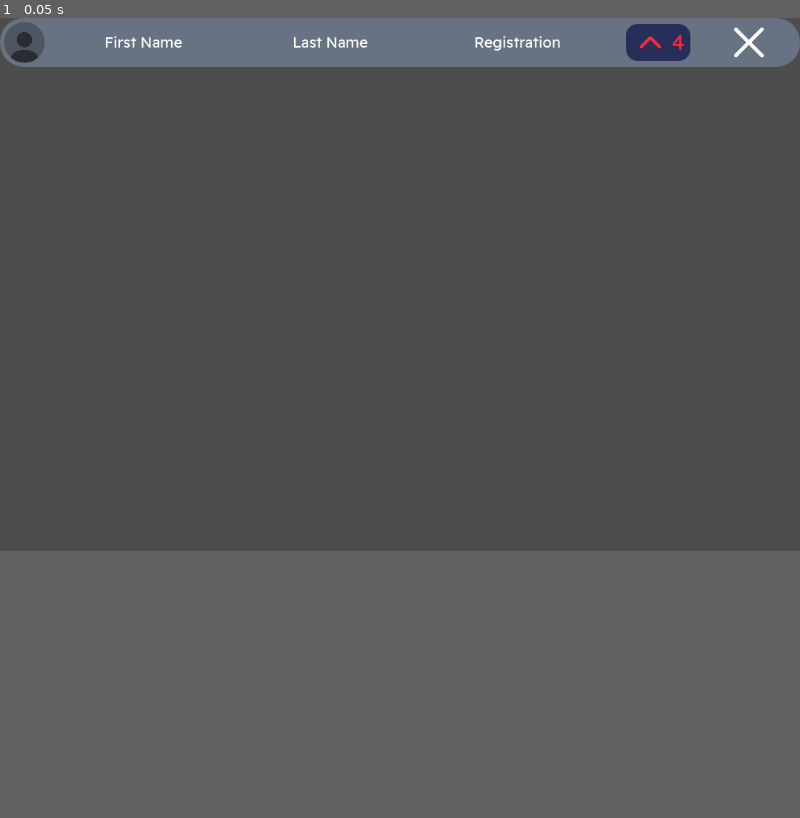
Above: before the commit, frame 1.
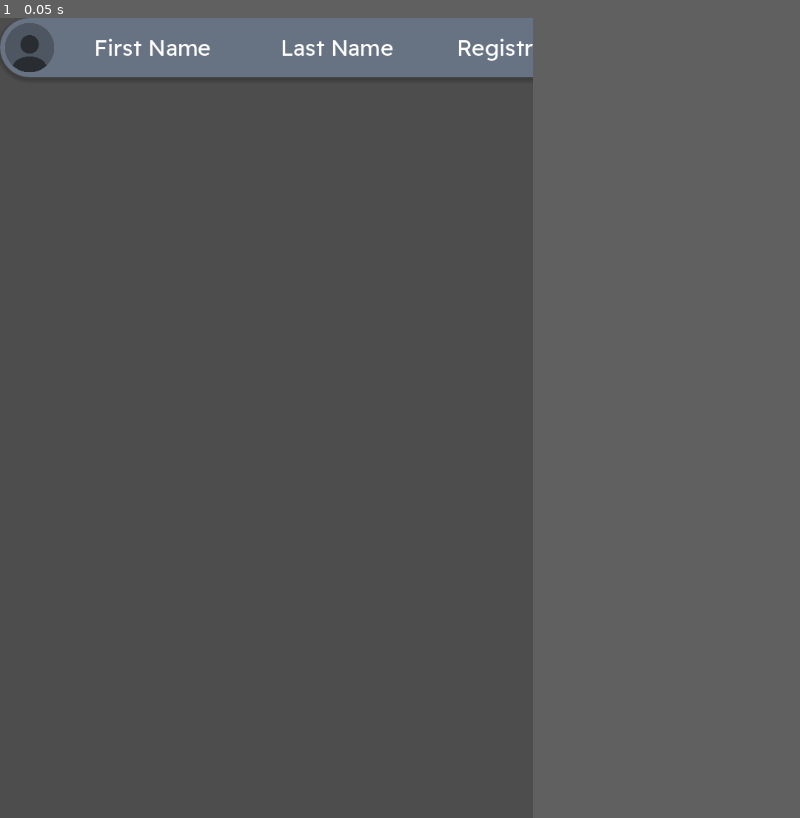
Above: after the commit, the same moment.

Repository: Blxee/noor-amal-gd
Game: Godot game, scene res://scenes/user_list_item.tscn
Two runs of this game, one before a commit and one after it. Both use one fixed random seed, a clock stepped at 60 frames per second and the inputs below. This scene is started directly instead of the project's main scene.
Inputs:
- Up to frame 1 (0.05 s): no input
In our replay, the window is 800x533 before the commit and 533x800 after it. These sizes can differ from the game's own. Grey fills any space a smaller window leaves; there, only what the larger window draws over its background counts as a difference.

The runs differ from the first frame. In frame 1, 3.4% of the frame differs, in the area x 0-100%, y 0-8%.

Commit message:
Added: basic mobile version

Diff:
--- a/project.godot
+++ b/project.godot
@@ -18,9 +18,10 @@
 
 [display]
 
-window/size/viewport_width=1080
-window/size/viewport_height=720
+window/size/viewport_width=720
+window/size/viewport_height=1080
 window/size/mode=2
+window/handheld/orientation=1
 
 [gui]
 
--- a/resources/main_theme.tres
+++ b/resources/main_theme.tres
@@ -25,6 +25,6 @@
 
 [resource]
 default_font = ExtResource("1_pja66")
-default_font_size = 20
+default_font_size = 30
 Panel/styles/panel = SubResource("StyleBoxFlat_1xhfb")
 PanelContainer/styles/panel = SubResource("StyleBoxFlat_3pyjd")
--- a/scenes/main_scene.tscn
+++ b/scenes/main_scene.tscn
@@ -39,6 +39,7 @@
 [node name="TextureRect" type="TextureRect" parent="VBoxContainer"]
 layout_mode = 2
 size_flags_vertical = 3
+size_flags_stretch_ratio = 0.5
 texture = ExtResource("2_pd6m1")
 expand_mode = 3
 stretch_mode = 5
@@ -63,9 +64,9 @@
 
 [node name="MarginContainer" type="MarginContainer" parent="VBoxContainer/PanelContainer"]
 layout_mode = 2
-theme_override_constants/margin_left = 16
+theme_override_constants/margin_left = 64
 theme_override_constants/margin_top = 16
-theme_override_constants/margin_right = 16
+theme_override_constants/margin_right = 64
 theme_override_constants/margin_bottom = 16
 
 [node name="VBoxContainer" type="VBoxContainer" parent="VBoxContainer/PanelContainer/MarginContainer"]
@@ -98,6 +99,7 @@
 layout_mode = 2
 size_flags_horizontal = 6
 mouse_filter = 1
+theme_override_font_sizes/font_size = 24
 text = "الاسم الشخصي"
 
 [node name="LastName" type="Label" parent="VBoxContainer/PanelContainer/MarginContainer/VBoxContainer/UserListItem/HBoxContainer"]
@@ -105,6 +107,7 @@
 layout_mode = 2
 size_flags_horizontal = 6
 mouse_filter = 1
+theme_override_font_sizes/font_size = 24
 text = "الاسم العائلي"
 
 [node name="Registration" type="Label" parent="VBoxContainer/PanelContainer/MarginContainer/VBoxContainer/UserListItem/HBoxContainer"]
@@ -112,18 +115,21 @@
 layout_mode = 2
 size_flags_horizontal = 6
 mouse_filter = 1
+theme_override_font_sizes/font_size = 24
 text = "تاريخ الانضمام"
 
 [node name="PaymentContainer" type="Label" parent="VBoxContainer/PanelContainer/MarginContainer/VBoxContainer/UserListItem/HBoxContainer"]
 layout_mode = 2
 size_flags_horizontal = 6
 size_flags_stretch_ratio = 0.5
+theme_override_font_sizes/font_size = 24
 text = "الواجب الشهري"
 
 [node name="AssuranceContainer" type="Label" parent="VBoxContainer/PanelContainer/MarginContainer/VBoxContainer/UserListItem/HBoxContainer"]
 layout_mode = 2
 size_flags_horizontal = 6
 size_flags_stretch_ratio = 0.5
+theme_override_font_sizes/font_size = 24
 text = "الضمان"
 
 [node name="ScrollContainer" type="ScrollContainer" parent="VBoxContainer/PanelContainer/MarginContainer/VBoxContainer"]
--- a/scenes/user_form.tscn
+++ b/scenes/user_form.tscn
@@ -35,9 +35,9 @@
 layout_mode = 1
 anchors_preset = -1
 anchor_left = 0.1
-anchor_top = 0.1
+anchor_top = 0.3
 anchor_right = 0.9
-anchor_bottom = 0.9
+anchor_bottom = 0.7
 grow_horizontal = 2
 grow_vertical = 2
 
--- a/scenes/user_list_item.tscn
+++ b/scenes/user_list_item.tscn
@@ -1,9 +1,19 @@
-[gd_scene load_steps=6 format=3 uid="uid://ct7lp4yn7vbug"]
+[gd_scene load_steps=7 format=3 uid="uid://ct7lp4yn7vbug"]
 
 [ext_resource type="Script" path="res://scripts/user_list_item.gd" id="1_luaf2"]
 [ext_resource type="Texture2D" uid="uid://c20vf5w4uyhcg" path="res://assets/profile.svg" id="1_pn3qc"]
 [ext_resource type="Texture2D" uid="uid://b8di5yi580nui" path="res://assets/cancel.svg" id="3_2efoj"]
 [ext_resource type="Texture2D" uid="uid://gvesyl0dyg1b" path="res://assets/chevron.svg" id="3_j6clv"]
+
+[sub_resource type="StyleBoxFlat" id="StyleBoxFlat_lwae1"]
+bg_color = Color(0.4029, 0.447525, 0.51, 1)
+corner_radius_top_left = 320
+corner_radius_top_right = 320
+corner_radius_bottom_right = 320
+corner_radius_bottom_left = 320
+shadow_color = Color(0, 0, 0, 0.192157)
+shadow_size = 6
+shadow_offset = Vector2(0, 3)
 
 [sub_resource type="StyleBoxFlat" id="StyleBoxFlat_10tkb"]
 content_margin_left = 8.0
@@ -15,9 +25,11 @@
 corner_radius_bottom_left = 16
 
 [node name="UserListItem" type="Panel"]
-custom_minimum_size = Vector2(0, 64)
+custom_minimum_size = Vector2(0, 80)
 offset_right = 1080.0
 offset_bottom = 66.0
+mouse_filter = 1
+theme_override_styles/panel = SubResource("StyleBoxFlat_lwae1")
 script = ExtResource("1_luaf2")
 
 [node name="HBoxContainer" type="HBoxContainer" parent="."]
@@ -66,6 +78,7 @@
 [node name="PanelContainer" type="PanelContainer" parent="HBoxContainer/PaymentContainer"]
 layout_mode = 2
 size_flags_horizontal = 6
+mouse_filter = 1
 theme_override_styles/panel = SubResource("StyleBoxFlat_10tkb")
 
 [node name="Payment" type="HBoxContainer" parent="HBoxContainer/PaymentContainer/PanelContainer"]
@@ -102,4 +115,15 @@
 expand_mode = 2
 stretch_mode = 4
 
+[node name="Button" type="Button" parent="."]
+modulate = Color(1, 1, 1, 0)
+layout_mode = 1
+anchors_preset = 15
+anchor_right = 1.0
+anchor_bottom = 1.0
+grow_horizontal = 2
+grow_vertical = 2
+mouse_filter = 1
+
 [connection signal="gui_input" from="." to="." method="_on_gui_input"]
+[connection signal="pressed" from="Button" to="." method="_on_pressed"]
--- a/scripts/main_scene.gd
+++ b/scripts/main_scene.gd
@@ -14,10 +14,15 @@
 
 func load_users() -> void:
 	%UserList.get_children().map(func(x): x.queue_free())
-	for entry in database.table:
-		var list_item = USER_LIST_ITEM.instantiate()
-		list_item.entry = entry
-		%UserList.add_child(list_item)
+	for i in 10:
+		for entry in database.table:
+			var list_item = USER_LIST_ITEM.instantiate()
+			list_item.entry = entry
+			%UserList.add_child(list_item)
+			var sep := HSeparator.new()
+			sep.modulate = Color.TRANSPARENT
+			sep.custom_minimum_size.y = 16
+			%UserList.add_child(sep)
 
 
 func _on_add_user_pressed() -> void:
--- a/scripts/user_list_item.gd
+++ b/scripts/user_list_item.gd
@@ -44,6 +44,5 @@
 			%Payment/Texture.flip_v = false
 
 
-func _on_gui_input(event: InputEvent) -> void:
-	if event is InputEventMouseButton and event.is_pressed():
-		get_node('/root/MainScene').edit_user(entry)
+func _on_pressed() -> void:
+	get_node('/root/MainScene').edit_user(entry)
